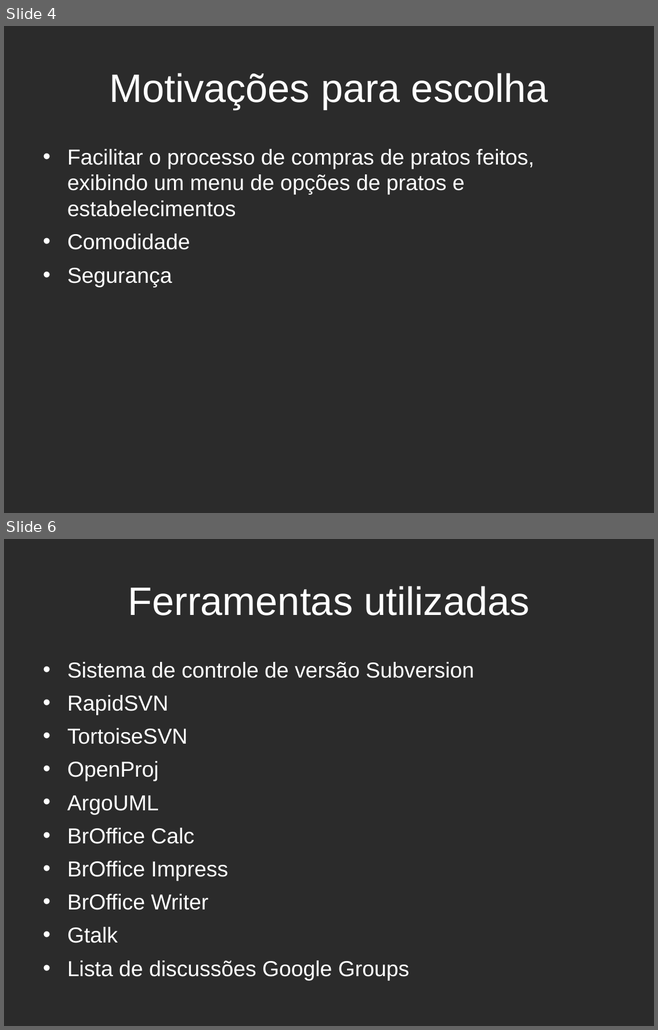
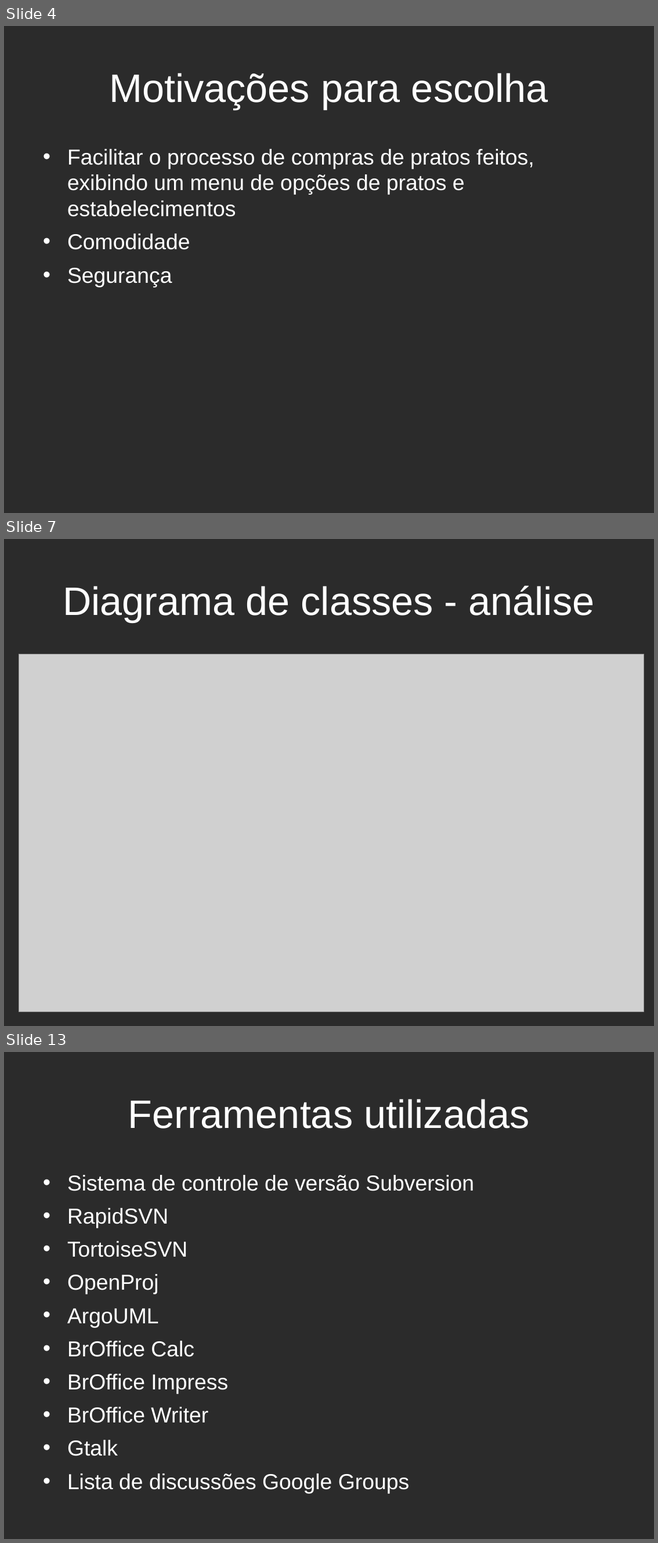
Before and after one commit to estevaosaleme/fooddeliveryweb, a slide deck: Documentacao/Outros Documentos/Apresentação FoodDeliveryWeb.odp. Shown one above the other, each under a label of ours: slides 4 and 6 before the commit, slides 4, 7 and 13 after it; the slides between them are not shown. The pictures are 658x1030 and 658x1543 pixels, drawn with LibreOffice and Linux fonts; fonts in the diff are those of the drawing; grey boxes stand for pictures; background and template pictures are left out; a plain dark background stands for a picture behind light text. Boxes give left, top, right and bottom in pixels: in the first picture for what was removed or moved away, otherwise in the second. Text is boxed around its words. In the diff, an @@ line names an element or a change of style, - is before the commit and + after.

```diff
--- a/Documentacao/Outros Documentos/Apresentação FoodDeliveryWeb.odp
+++ b/Documentacao/Outros Documentos/Apresentação FoodDeliveryWeb.odp
@@ slide 7 added at (4,539,654,1026), background picture (left out) @@
@@ title added at (63,585,594,622), 44 pt, text #FFFFFF @@
+Diagrama de classes - análise
@@ picture added at (19,654,643,1012) @@
@@ what was slide 6 is now slide 13 @@
```
Also in this commit, not shown: 2 slides changed, 8 other slides added.
